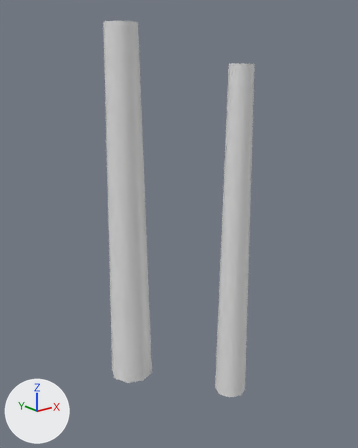
The OBJ model models/areas/sprouthollow/bark_-2_1.obj, before and after one commit.
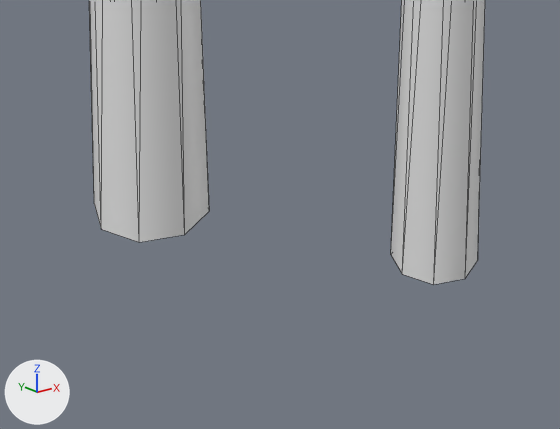
Each version is shown whole from a camera (50 mm lens) standing at (-54.8, -57.3, 31.2) and looking at (-32.5, -29.4, 20.0), then close up on the part from 22% to 76% of the width and 67% to 100% of the height. Every picture has the same lights, and +X, +Y and +Z are marked at lower left. The older version's two pictures come first. The close-ups show mesh edges as thin lines. Where no turn or scale is listed for an object, it has been applied to the vertices. Vertices at exactly the same position are counted once.

Names of what the first close-up shows: 'bark_-2_1'.
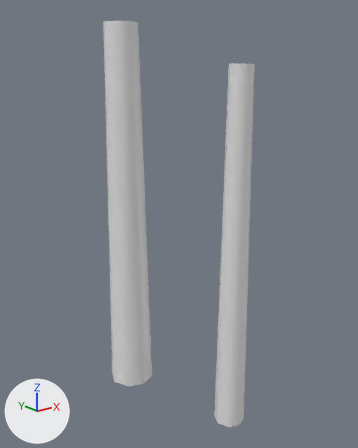
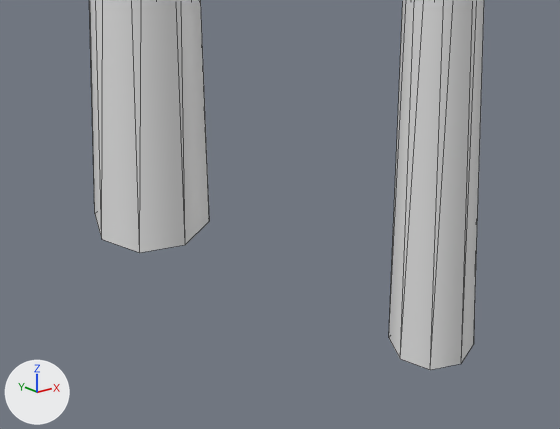
Where the change shows, as pixel boxes [x1, y1, x2, y2] in the close-ups (560 x 429 px):
'bark_-2_1', reshaped: before [89, 0, 485, 285]; after [89, 0, 484, 370]

What the commit changed:
me_bark__2_1 is used by ob_bark__2_1; location (0.0, 0.0, 0.0).
me_bark__2_1 had 32 vertices, 32 faces and spanned x -37.8..-27.8, y -33.3..-26.3, z 5.5..34.0.
me_bark__2_1 now has 32 vertices, 32 faces and spans x -37.8..-27.8, y -33.3..-26.3, z 2.6..34.0.
me_bark__2_1 part 1: all 16 vertices in x -37.8..-27.8, y -33.3..-26.3, z 5.5..8.0 are scaled about their middle by (1, 1, 2.02), then moved by (0.0, 0.0, -1.6).
